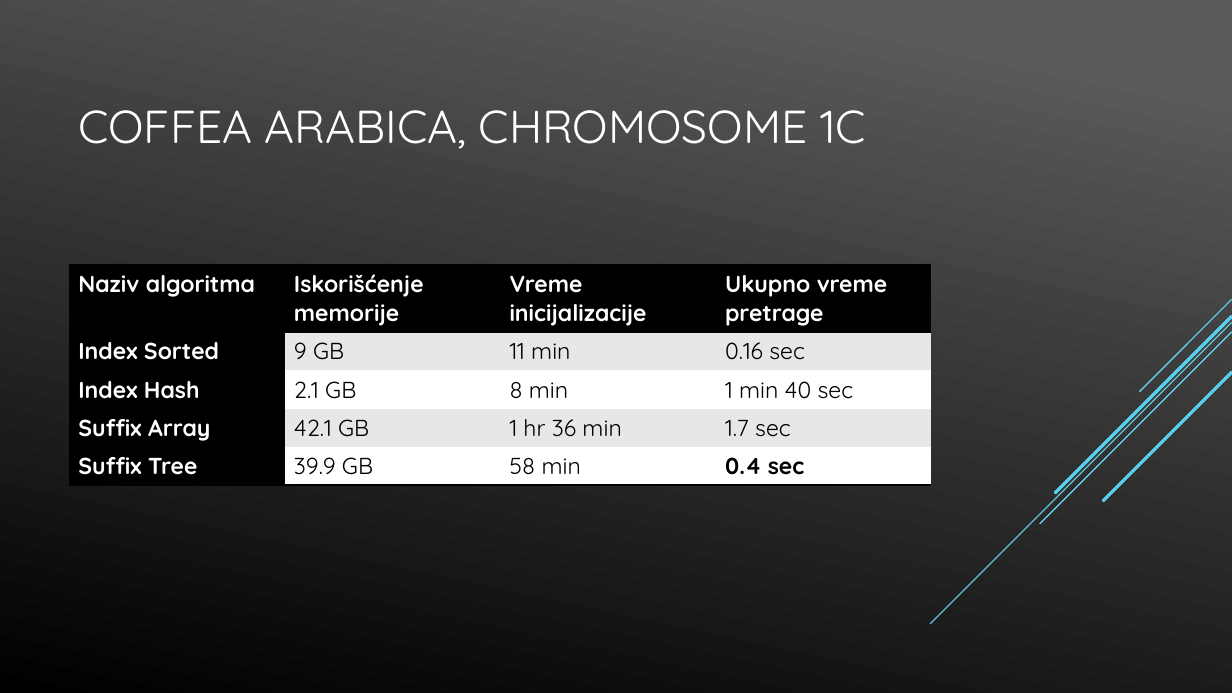
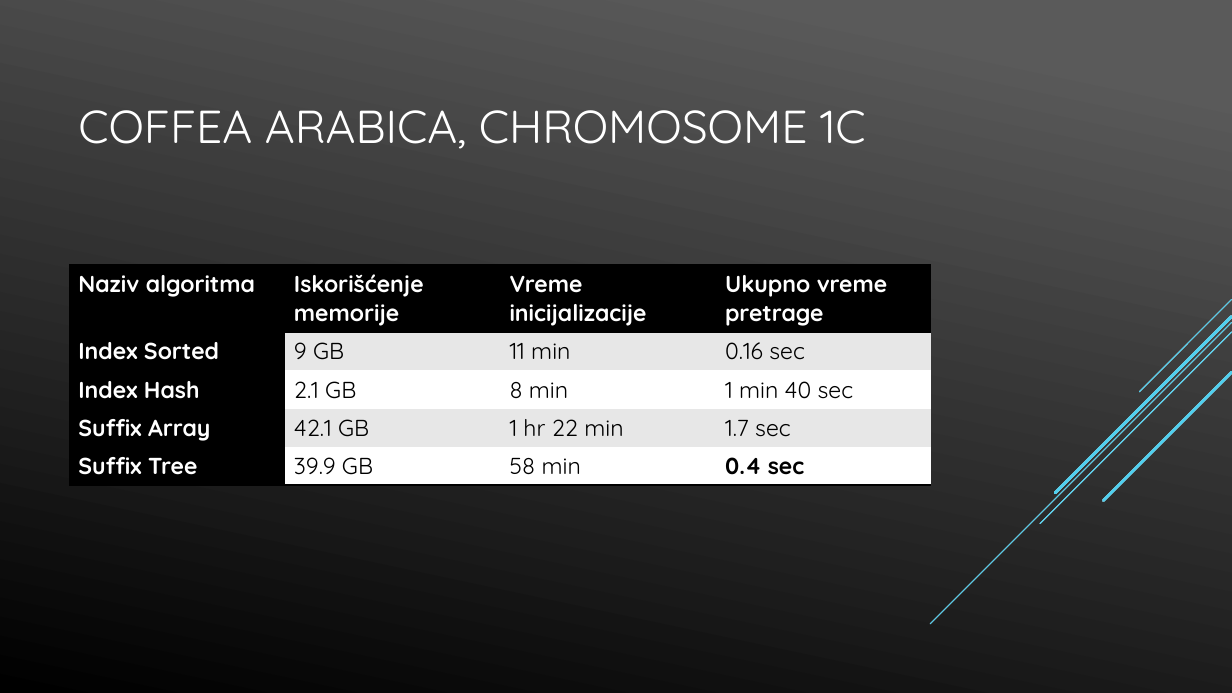
Before and after one commit to napoznata/GI_2019, a slide deck: slide 9 of Presentation/gi_presentation.pptx. Drawn at 1232x693 pixels with LibreOffice and Linux fonts; fonts in the diff are those of the drawing. Boxes give left, top, right and bottom in pixels: in the first picture for what was removed or moved away, otherwise in the second. Text is boxed around its words. In the diff, an @@ line names an element or a change of style, - is before the commit and + after.

```diff
--- a/Presentation/gi_presentation.pptx
+++ b/Presentation/gi_presentation.pptx
@@ table at box(69, 265, 931, 480) @@
-row 4, column 3: 1 hr 36 min
+row 4, column 3: 1 hr 22 min
```
Also in this commit, not shown: 2 other slides changed, 1 slide removed, 2 other files.
